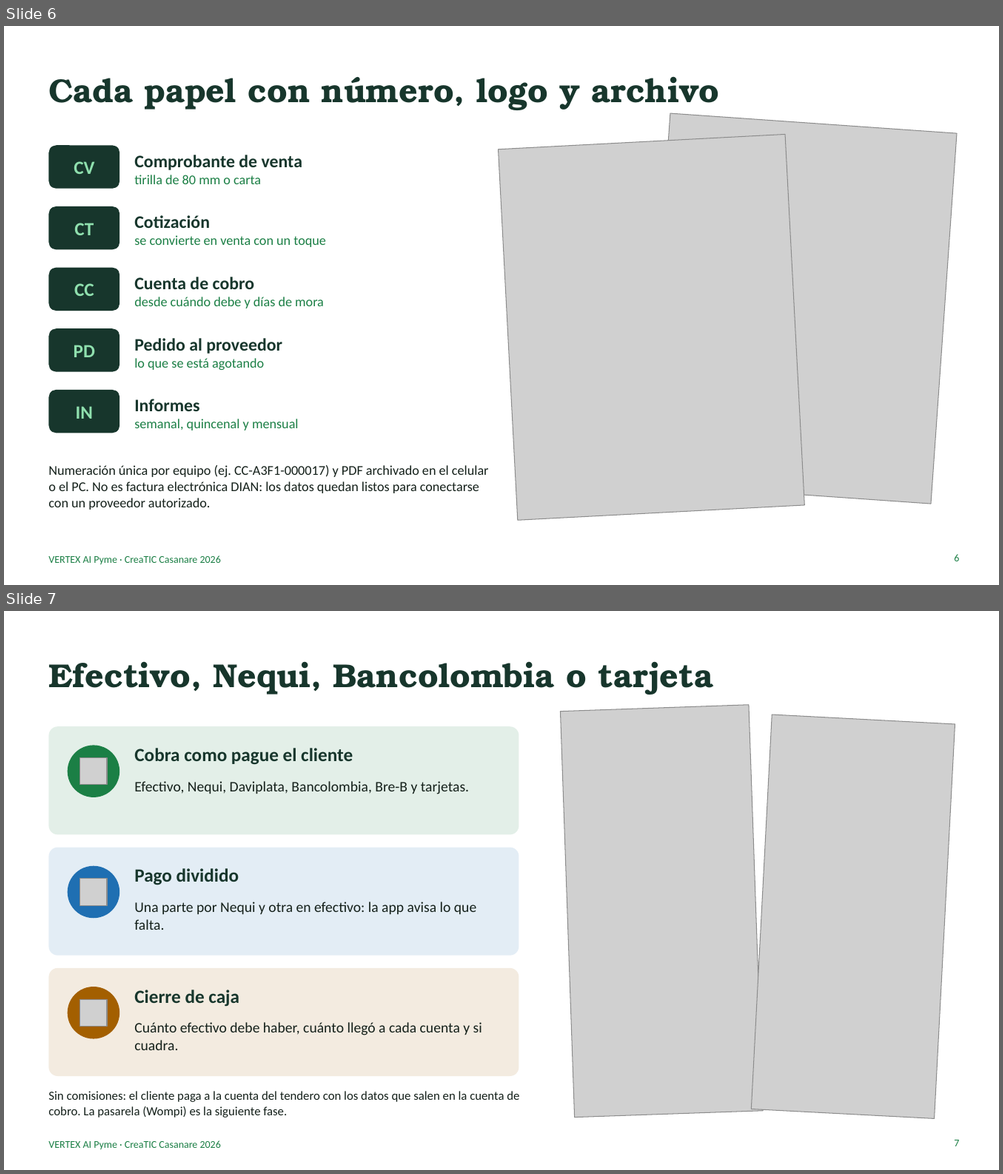
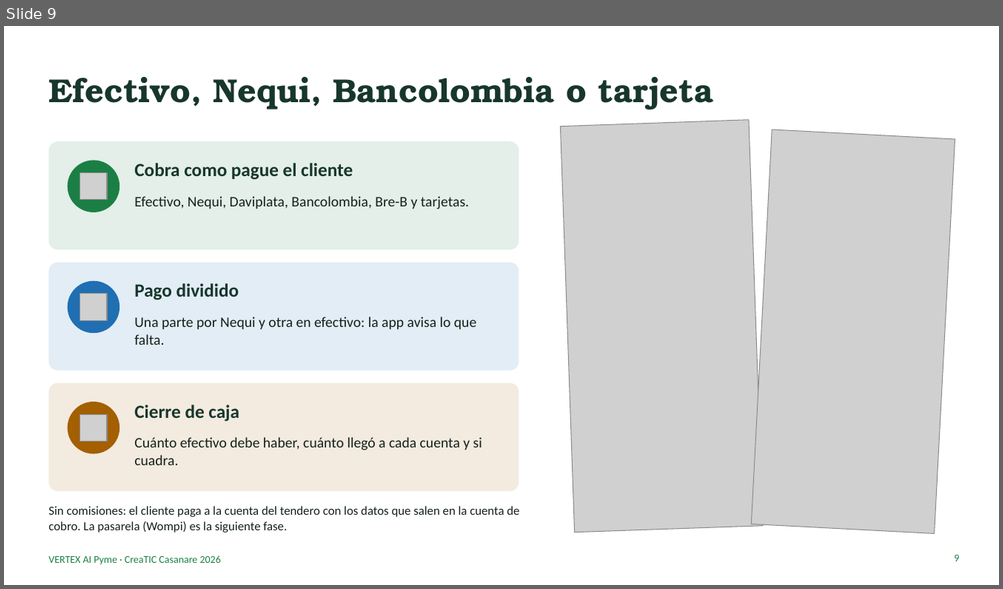
Before and after one commit to ingdavidortegaf-lab/vertex-ai-pyme, a slide deck: docs/pitch/VERTEX_AI_Pyme_Pitch.pptx. Shown one above the other, each under a label of ours: slides 6 and 7 before the commit, slide 9 after it. The pictures are 1003x1174 and 1003x589 pixels, drawn with LibreOffice and Linux fonts; fonts in the diff are those of the drawing; grey boxes stand for pictures. Boxes give left, top, right and bottom in pixels: in the first picture for what was removed or moved away, otherwise in the second. Text is boxed around its words. In the diff, an @@ line names an element or a change of style, - is before the commit and + after.

```diff
--- a/docs/pitch/VERTEX_AI_Pyme_Pitch.pptx
+++ b/docs/pitch/VERTEX_AI_Pyme_Pitch.pptx
@@ slide 6 removed at (4, 26, 999, 585), background #FFFFFF; not listed: 1 template element that a slide beside it also shows @@
@@ title removed at (48, 76, 719, 110) @@
-Cada papel con número, logo y archivo
@@ picture removed at (644, 113, 956, 504) @@
@@ picture removed at (498, 134, 805, 520) @@
@@ rounded rectangle removed at (48, 145, 119, 189) @@
@@ text removed at (134, 155, 302, 184) @@
-Comprobante de venta
-tirilla de 80 mm o carta
@@ text removed at (74, 161, 94, 174) @@
-CV
@@ rounded rectangle removed at (48, 207, 119, 249) @@
@@ text removed at (74, 223, 94, 235) @@
-CT
@@ text removed at (134, 215, 326, 247) @@
-Cotización
-se convierte en venta con un toque
@@ rounded rectangle removed at (48, 268, 119, 311) @@
@@ text removed at (74, 284, 94, 296) @@
-CC
@@ text removed at (134, 277, 324, 309) @@
-Cuenta de cobro
-desde cuándo debe y días de mora
@@ rounded rectangle removed at (48, 329, 119, 372) @@
@@ text removed at (74, 345, 95, 358) @@
-PD
@@ text removed at (134, 338, 282, 370) @@
-Pedido al proveedor
-lo que se está agotando
@@ rounded rectangle removed at (48, 390, 119, 434) @@
@@ text removed at (134, 399, 299, 431) @@
-Informes
-semanal, quincenal y mensual
@@ text removed at (76, 406, 93, 419) @@
-IN
@@ text removed at (48, 466, 489, 510) @@
-Numeración única por equipo (ej. CC-A3F1-000017) y PDF archivado en el celular o el PC. No es factura electrónica DIAN: los datos quedan listos para conectarse con un proveedor autorizado.
@@ page number removed at (953, 554, 959, 562) @@
-6
@@ what was slide 7 is now slide 9 @@
@@ page number at (953, 555, 959, 562): text changed @@
-7
+9
```
Also in this commit, not shown: 8 slides changed, 8 slides added, 4 other slides removed, 6 other files.
